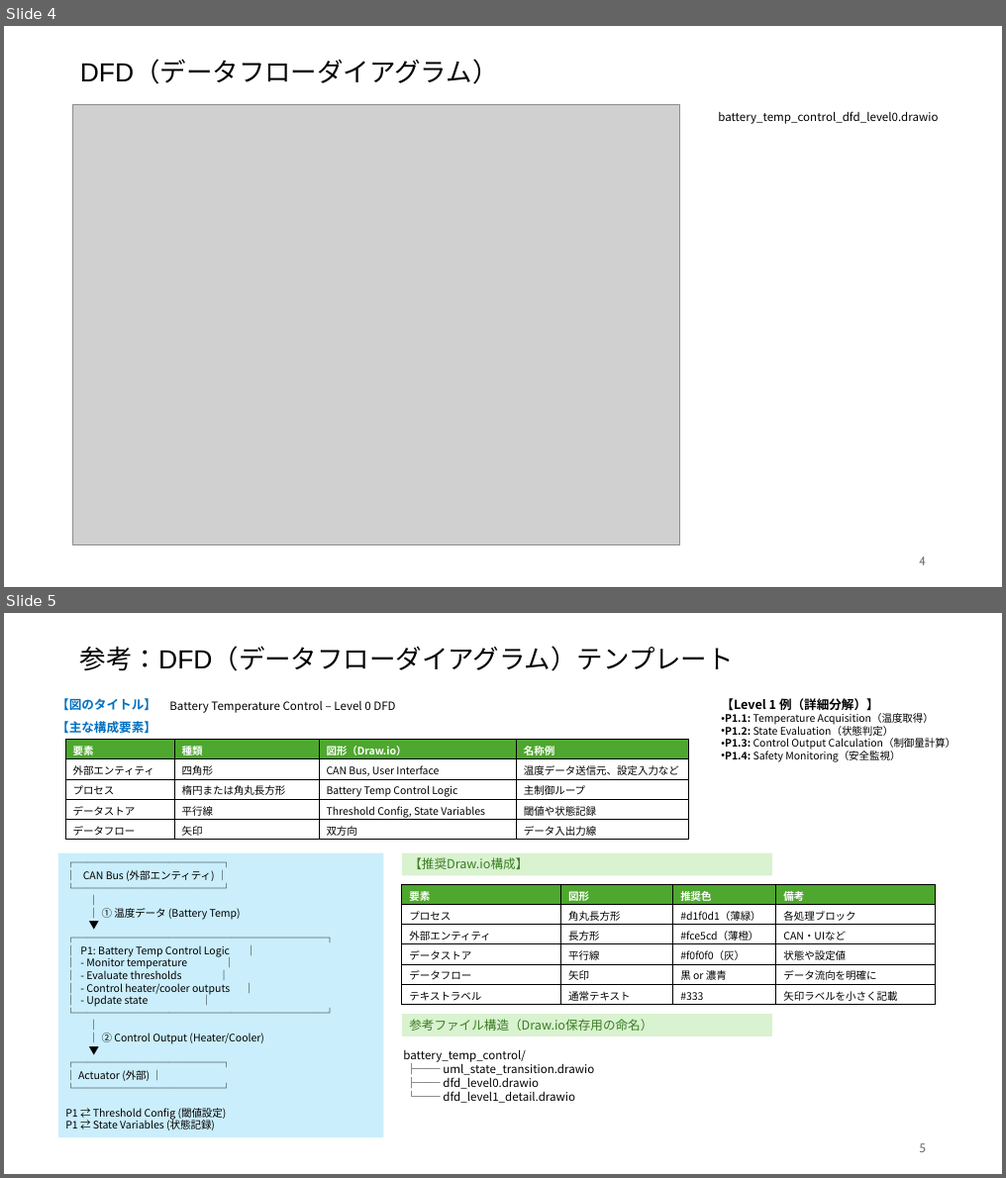
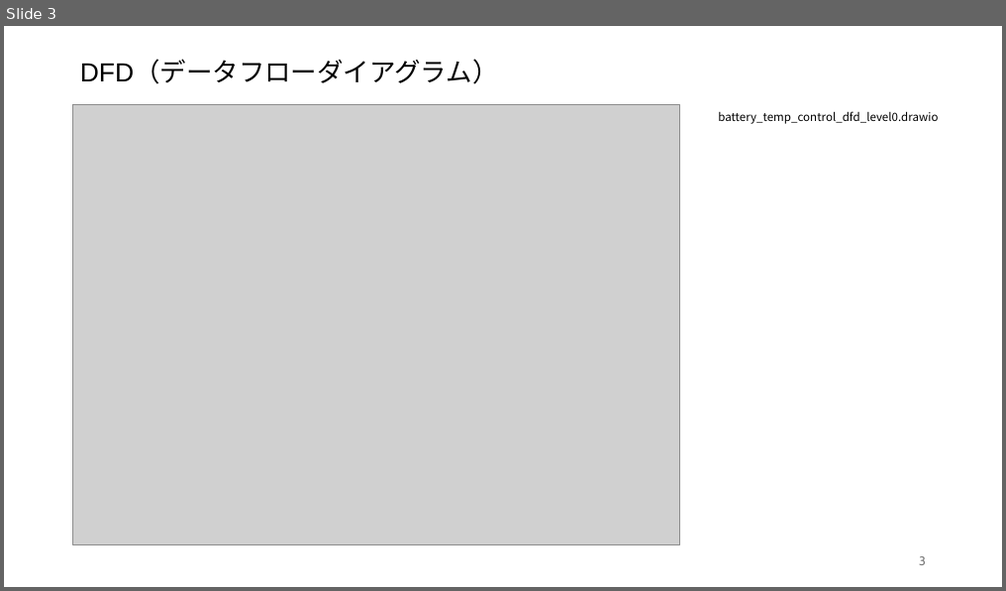
Before and after one commit to KazYag/nyaTraining-python-project, a slide deck: Specification/基本仕様.pptx. Shown one above the other, each under a label of ours: slides 4 and 5 before the commit, slide 3 after it. The pictures are 1006x1178 and 1006x591 pixels, drawn with LibreOffice and Linux fonts; fonts in the diff are those of the drawing; grey boxes stand for pictures. Boxes give left, top, right and bottom in pixels: in the first picture for what was removed or moved away, otherwise in the second. Text is boxed around its words. In the diff, an @@ line names an element or a change of style, - is before the commit and + after.

```diff
--- a/Specification/基本仕様.pptx
+++ b/Specification/基本仕様.pptx
@@ slide 5 removed at (4,613,1002,1174), background #FFFFFF @@
@@ title removed at (80,646,734,671) @@
-参考：DFD（データフローダイアグラム）テンプレート
@@ text removed at (56,698,156,711) @@
-【図のタイトル】
@@ text removed at (169,701,395,713) @@
-Battery Temperature Control – Level 0 DFD
@@ text removed at (721,698,956,762) @@
-【Level 1 例（詳細分解）】
-• P1.1: Temperature Acquisition（温度取得）
-• P1.2: State Evaluation（状態判定）
-• P1.3: Control Output Calculation（制御量計算）
-• P1.4: Safety Monitoring（安全監視）
@@ text removed at (56,721,156,734) @@
-【主な構成要素】
@@ table removed at (65,740,689,840), 5 rows, 4 columns @@
-要素 | 種類 | 図形（Draw.io） | 名称例
-外部エンティティ | 四角形 | CAN Bus, User Interface | 温度データ送信元、設定入力など
-プロセス | 楕円または角丸長方形 | Battery Temp Control Logic | 主制御ループ
-データストア | 平行線 | Threshold Config, State Variables | 閾値や状態記録
-データフロー | 矢印 | 双方向 | データ入出力線
@@ rectangle removed at (58,854,384,1138) @@
-┌──────────────┐
-│ CAN Bus (外部エンティティ) │
-└──────────────┘
-│
-│ ① 温度データ (Battery Temp)
-▼
-┌────────────────────────┐
-│ P1: Battery Temp Control Logic │
-│ - Monitor temperature │
-│ - Evaluate thresholds │
-│ - Control heater/cooler outputs │
-│ - Update state │
-└────────────────────────┘
-│
-│ ② Control Output (Heater/Cooler)
-▼
-┌──────────────┐
-│ Actuator (外部) │
-└──────────────┘
-P1 ⇄ Threshold Config (閾値設定)
-P1 ⇄ State Variables (状態記録)
@@ rectangle removed at (402,854,773,875) @@
-【推奨Draw.io構成】
@@ table removed at (402,884,937,1005), 6 rows, 4 columns @@
-要素 | 図形 | 推奨色 | 備考
-プロセス | 角丸長方形 | #d1f0d1（薄緑） | 各処理ブロック
-外部エンティティ | 長方形 | #fce5cd（薄橙） | CAN・UIなど
-データストア | 平行線 | #f0f0f0（灰） | 状態や設定値
-データフロー | 矢印 | 黒 or 濃青 | データ流向を明確に
-テキストラベル | 通常テキスト | #333 | 矢印ラベルを小さく記載
@@ rectangle removed at (402,1014,773,1037) @@
-参考ファイル構造（Draw.io保存用の命名）
@@ text removed at (403,1050,594,1103) @@
-battery_temp_control/
-├── uml_state_transition.drawio
-├── dfd_level0.drawio
-└── dfd_level1_detail.drawio
@@ page number removed at (919,1144,926,1153) @@
-5
@@ what was slide 4 is now slide 3 @@
@@ page number at (919,557,926,566): text changed @@
-4
+3
```
Also in this commit, not shown: 3 slides changed, 1 other slide removed, 1 other file.
